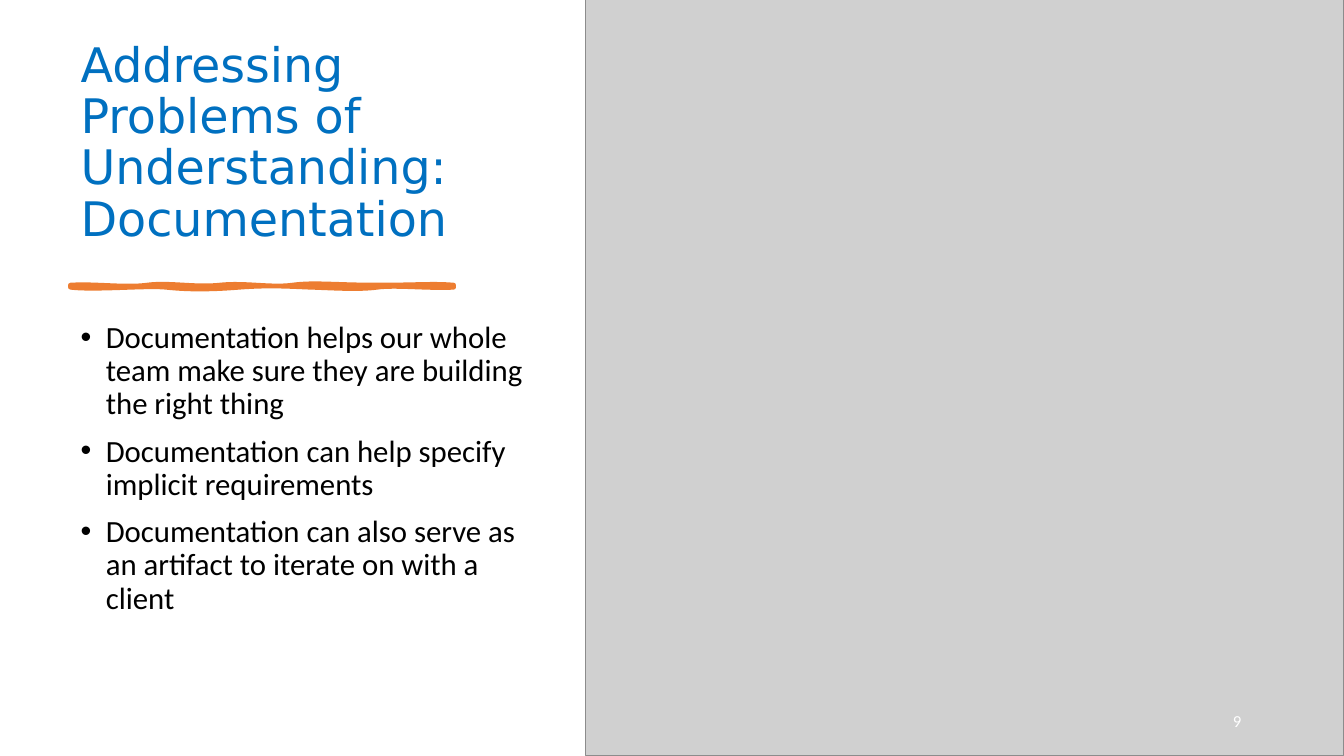
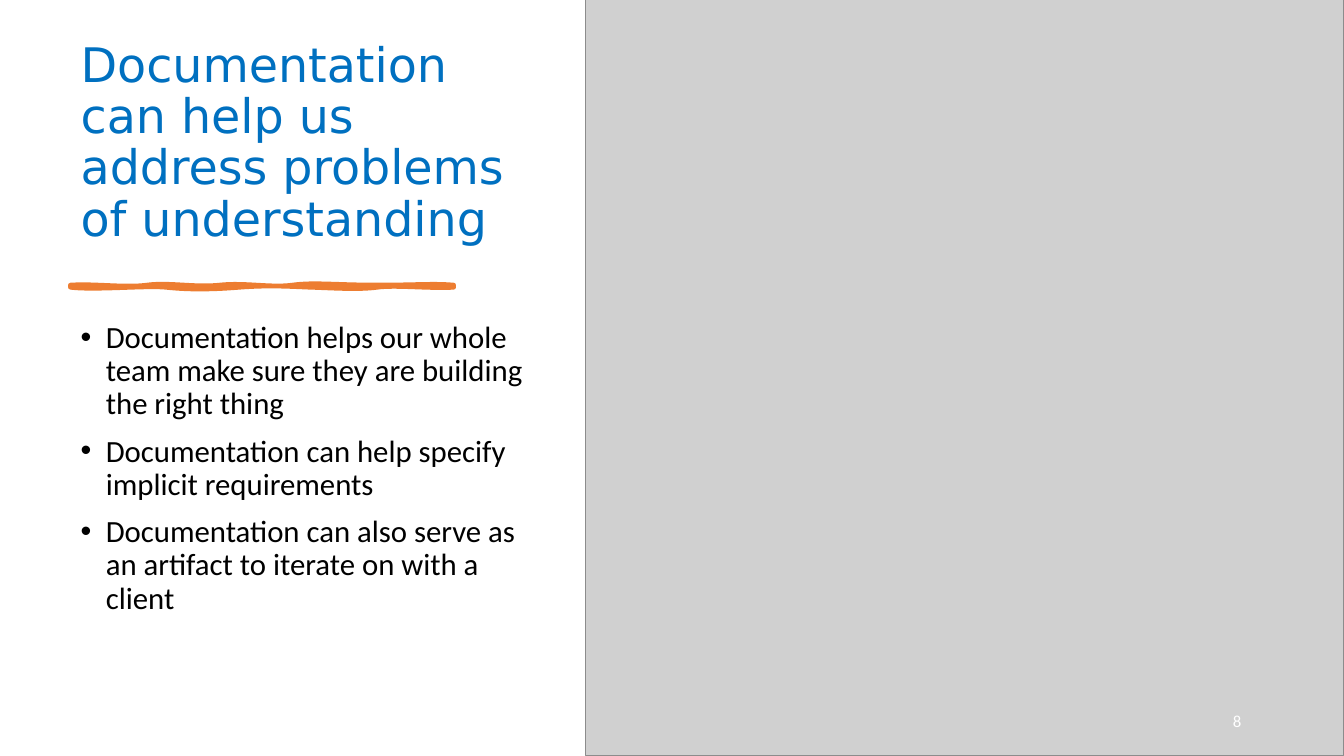
Before and after one commit to neu-se/CS4530-Spring-2022, a slide deck: slide 8 of Slides/Lesson 3.1 Requirements Gathering.pptx (slide 9 before the commit). Drawn at 1344x756 pixels with LibreOffice and Linux fonts; fonts in the diff are those of the drawing; grey boxes stand for pictures. Boxes give left, top, right and bottom in pixels: in the first picture for what was removed or moved away, otherwise in the second. Text is boxed around its words. In the diff, an @@ line names an element or a change of style, - is before the commit and + after.

```diff
--- a/Slides/Lesson 3.1 Requirements Gathering.pptx
+++ b/Slides/Lesson 3.1 Requirements Gathering.pptx
@@ title at box(81, 46, 503, 246): text changed @@
-Addressing Problems of Understanding: Documentation
+Documentation can help us address problems of understanding
@@ page number at box(1233, 716, 1241, 727): text changed @@
-9
+8
```
Also in this commit, not shown: 7 other slides changed, 1 slide added, 1 slide removed.
